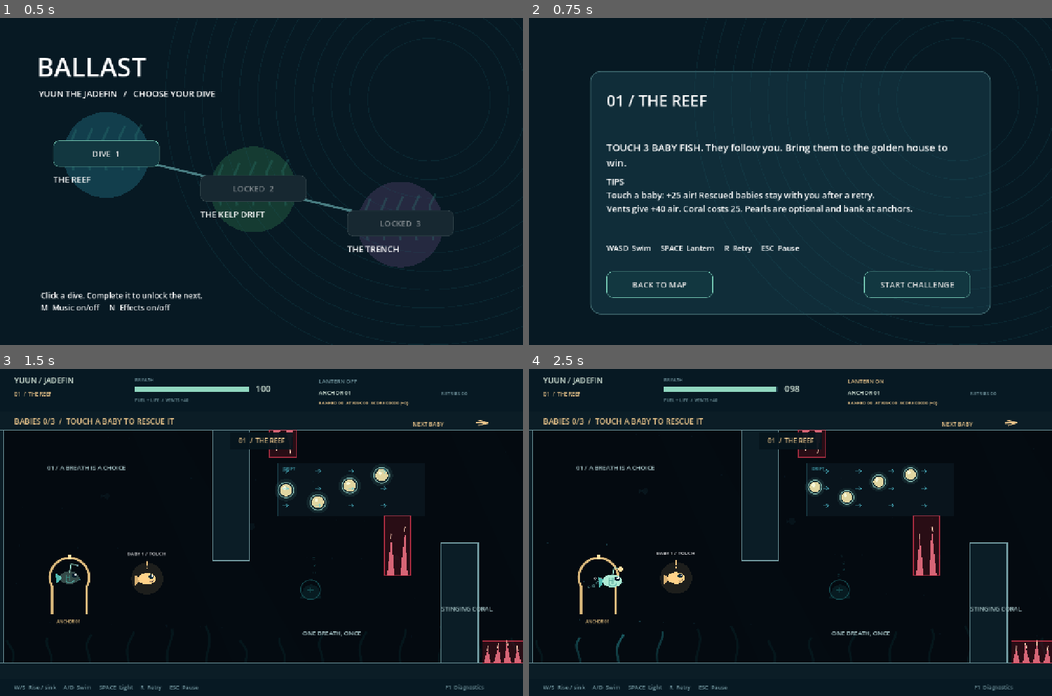
Above: before the commit, frames 1-4 (two rows, left to right).
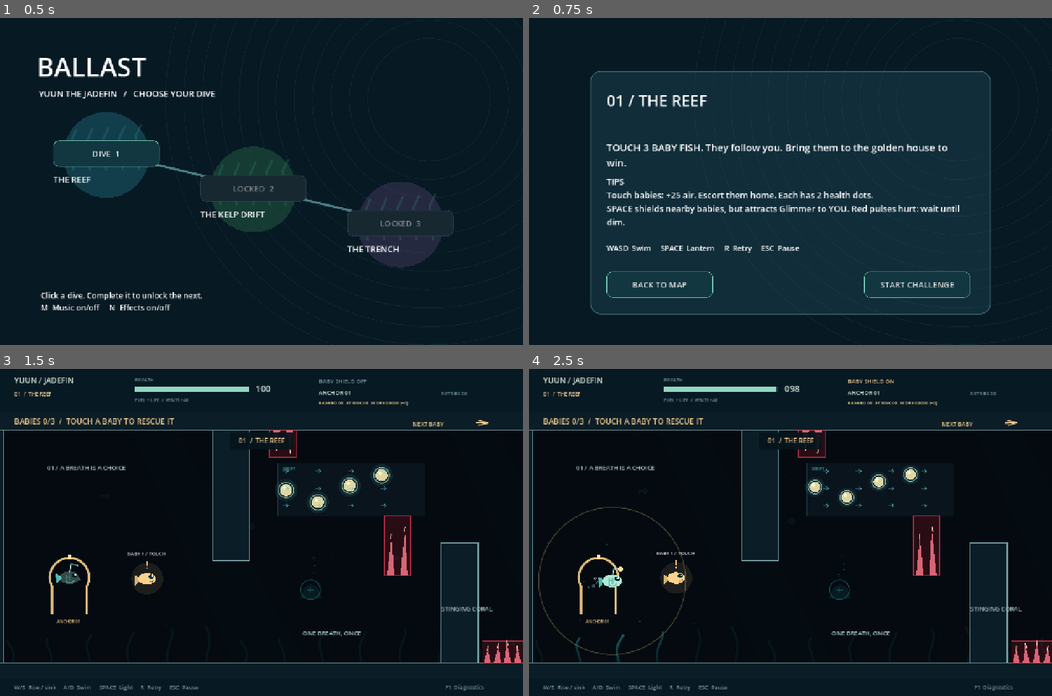
Above: after the commit, the same moments.

Repository: yhan3-ctrl/ballast
Game: Godot game, scene res://scenes/Main.tscn
Same seed, same stepped clock (60 frames per second), same inputs: the game is played once before the commit and once after it. Sound files missing from this copy of the repository are replaced by a short silence.
Inputs:
- Up to frame 1 (0.5 s): no input
- Up to frame 2 (0.75 s): click "DIVE 1" at 0.5 s
- Up to frame 3 (1.5 s): click "START CHALLENGE" at 1.25 s
- Up to frame 4 (2.5 s): tap Enter (start) at 2, 2.3 s; hold D (right) from 2.03 s (still down); hold Space (lantern) from 2.03 s (still down)

Frame 1 is identical in both runs. In frame 2, 1.5% of the frame differs, in the area x 14-83%, y 53-64%; in frame 3, less than 0.1%; in frame 4, 0.4%.

Commit message:
Add vulnerable followers, lantern shields and timed trench hazards

Diff:
--- a/project.godot
+++ b/project.godot
@@ -11,7 +11,7 @@
 [application]
 
 config/name="Ballast"
-config/version="0.8.2"
+config/version="0.9.0"
 run/main_scene="res://scenes/Main.tscn"
 config/features=PackedStringArray("4.7", "GL Compatibility")
 config/icon="res://assets/icon.svg"
--- a/scripts/baby_fish.gd
+++ b/scripts/baby_fish.gd
@@ -1,4 +1,7 @@
 extends Node2D
+var health: int = 2
+var hurt_cooldown: float = 0.0
+var protected: bool = false
 var rescued: bool = false
 var clock: float = 0.0
 var number: int = 1
@@ -31,6 +34,13 @@
 	draw_circle(Vector2(12, -7), 2, Color.WHITE)
 	draw_arc(Vector2(10, 3), 5, 0.1, 2.1, 10, Color("614b48"), 1.5, true)
 	draw_set_transform(Vector2.ZERO)
+	if rescued:
+		for i in range(2):
+			draw_circle(Vector2(-7 + i * 14, -30), 4, Color("ff8c9c") if i < health else Color("493340"))
+		if protected:
+			draw_arc(Vector2.ZERO, 29, 0, TAU, 32, Color("ffe6a3"), 2, true)
+		elif hurt_cooldown > 0:
+			draw_arc(Vector2.ZERO, 27, 0, TAU, 32, Color("ff6b78"), 2, true)
 	if not rescued:
 		draw_line(Vector2(0, -43), Vector2(0, -32), tint, 3, true)
 		draw_circle(Vector2(0, -26), 2, tint)
--- a/scripts/chapter_menu.gd
+++ b/scripts/chapter_menu.gd
@@ -3,9 +3,9 @@
 const TITLES = ["THE REEF", "THE KELP DRIFT", "THE TRENCH"]
 const GOALS = ["TOUCH 3 BABY FISH. They follow you. Bring them to the golden house to win.", "Rescue 3 babies along the upper and lower routes. Bring them to the golden house.", "Find 3 babies in the trench. Ride the rising current and bring them home."]
 const TIPS = [
-	"Touch a baby: +25 air! Rescued babies stay with you after a retry.\nVents give +40 air. Coral costs 25. Pearls are optional and bank at anchors.",
-	"Glide with the current to save air; swimming against it costs more.\nLight attracts Glimmer. Darkness makes it return, but contact is still fatal.",
-	"Use light to draw Glimmer away, then turn it off before passing.\nAir also drains while idle: plan at the pause screen if you need time."
+	"Touch babies: +25 air. Escort them home. Each has 2 health dots.\nSPACE shields nearby babies, but attracts Glimmer to YOU. Red pulses hurt: wait until dim.",
+	"Light shields babies within the golden ring; rocks block protection.\nGlimmer hunts unprotected followers. A baby losing both dots sends everyone to the anchor.",
+	"Weave through high and low gates. Wait for anemones to stop flashing.\nKeep babies close and light their shield near danger. Coral costs you 25 air."
 ]
 func _ready() -> void:
 	set_anchors_and_offsets_preset(Control.PRESET_FULL_RECT)
--- a/scripts/glimmer.gd
+++ b/scripts/glimmer.gd
@@ -67,6 +67,14 @@
 	elif state == State.ATTRACTED:
 		state = State.RETURN
 		attraction_time = 0.0
+	var prey = null
+	if not detect and not harmless:
+		var nearest := 200.0
+		for baby in world.rescued_babies:
+			var distance: float = position.distance_to(baby.position)
+			if distance < nearest and not world.baby_is_protected(baby) and has_sight_to(baby.position):
+				nearest = distance
+				prey = baby
 	var target := home
 	match state:
 		State.DRIFT:
@@ -79,9 +87,11 @@
 				saw_return = saw_attraction
 				state = State.DRIFT
 				phase = 0.0
+	if prey != null:
+		target = prey.position
 	target = target.clamp(bounds.position + Vector2(20, 20), bounds.end - Vector2(20, 20))
 	alert_left = maxf(0.0, alert_left - delta)
-	var step_speed := speed if state == State.ATTRACTED else 120.0
+	var step_speed := speed if state == State.ATTRACTED else (170.0 if prey != null else 120.0)
 	if alert_left <= 0.0:
 		move_and_collide(position.direction_to(target) * minf(step_speed * delta, position.distance_to(target)))
 	if not harmless and p.invulnerable_left <= 0 and position.distance_to(p.position) < 34 and has_sight_to(p.global_position):
--- a/scripts/hud.gd
+++ b/scripts/hud.gd
@@ -28,7 +28,7 @@
 	draw_rect(Rect2(330, 43, 280 * p.air / 100.0, 12), Color("ed9d82") if p.air < 25 else Color("91d7c0"))
 	text(Vector2(625, 56), "%03d" % ceili(p.air), 22)
 	text(Vector2(330, 80), "LOW AIR  /  SEEK A VENT" if p.air < 25 else "FUEL + LIFE  /  VENTS +40", 11, GOLD if p.air < 25 else MUTED)
-	text(Vector2(780, 35), "LANTERN " + ("ON" if p.lantern_on else "OFF"), 14, GOLD if p.lantern_on else MUTED)
+	text(Vector2(780, 35), "BABY SHIELD " + ("ON" if p.lantern_on else "OFF"), 14, GOLD if p.lantern_on else MUTED)
 	text(Vector2(780, 63), "ANCHOR %02d" % (world.active_checkpoint + 1), 14)
 	text(Vector2(1080, 64), "RETRIES %02d" % world.deaths, 12, MUTED)
 	text(Vector2(780, 87), "BANKED %02d  AT RISK %02d  SCORE %05d (+%d)" % [world.collected_pearls, world.pending_pearls.size(), world.score, world.pending_score], 11, GOLD)
--- a/scripts/player.gd
+++ b/scripts/player.gd
@@ -212,6 +212,8 @@
 	draw_arc(Vector2(1, 2), 11, 0.5, 2.5, 16, Color("52aaa3"), 2, true)
 	draw_line(Vector2(0, -12), Vector2(4, -33), Color("9de4d0"), 2, true)
 	draw_line(Vector2(4, -33), Vector2(19, -32 + wiggle), Color("9de4d0"), 2, true)
+	if lantern_on:
+		draw_arc(Vector2.ZERO, 180, 0, TAU, 64, Color(1.0, 0.86, 0.5, 0.28), 2, true)
 	draw_circle(Vector2(20, -30 + wiggle), 6 if lantern_on else 3, Color("ffe1a3") if lantern_on else Color("6b9299"))
 	if flow_gliding:
 		draw_arc(Vector2.ZERO, 30, 0.6, 5.7, 32, Color("a5fff1"), 2.5, true)
--- /dev/null
+++ b/scripts/pulse_anemone.gd
@@ -0,0 +1,34 @@
+extends Node2D
+var world: Node2D
+var clock: float = 0.0
+var hit_cooldown: float = 0.0
+func _ready() -> void:
+	add_to_group("pulse_anemones")
+	var mat := CanvasItemMaterial.new()
+	mat.light_mode = CanvasItemMaterial.LIGHT_MODE_UNSHADED
+	material = mat
+func active() -> bool:
+	return fmod(clock, 5.0) >= 3.5
+func _physics_process(delta: float) -> void:
+	if not world.running or world.paused or world.player.dying or world.respawn_pending:
+		return
+	clock += delta
+	hit_cooldown = maxf(0, hit_cooldown - delta)
+	if active():
+		if position.distance_to(world.player.position) < 78 and world.sight_clear(position, world.player.position) and hit_cooldown <= 0:
+			world.player.take_damage(20, position.direction_to(world.player.position) * 170, "Anemone pulse")
+			hit_cooldown = 1.5
+		for baby in world.rescued_babies:
+			if position.distance_to(baby.position) < 72 and world.sight_clear(position, baby.position):
+				world.hurt_baby(baby)
+	queue_redraw()
+func _draw() -> void:
+	var phase := fmod(clock, 5.0)
+	var color := Color("ff647f") if active() else Color("e7bb76") if phase >= 2.5 else Color("668e9a")
+	draw_circle(Vector2.ZERO, 17, color)
+	for i in range(10):
+		var direction := Vector2.from_angle(i * TAU / 10)
+		draw_line(direction * 18, direction * (30 + sin(clock * 4 + i) * 5), color, 3, true)
+	draw_arc(Vector2.ZERO, 72, 0, TAU, 48, Color(color, 0.9 if active() else 0.25), 3 if active() else 1, true)
+	if active(): draw_circle(Vector2.ZERO, 72, Color(color, 0.13))
+	draw_string(ThemeDB.fallback_font, Vector2(-45, -85), "PULSE!" if active() else "WAIT..." if phase >= 2.5 else "PASS NOW", HORIZONTAL_ALIGNMENT_LEFT, -1, 13, color)
--- a/scripts/world.gd
+++ b/scripts/world.gd
@@ -432,7 +432,9 @@
 			add_glimmer(Rect2(offset + 650, island_y + 145, 420, 700 - island_y - 145), seg)
 			add_sign(Vector2(offset + 210, 260), "UPPER ROUTE  ^  /  LOWER ROUTE  v", "")
 		else:
-			# First two chambers alternate low and high gates; finale climbs to the nest.
+			# Alternating baffles force a change of depth before each narrow gate.
+			add_wall(Rect2(offset + 390, 150, 90, 285 if seg != 1 else 170))
+			add_wall(Rect2(offset + 620, 555 if seg != 1 else 460, 80, 165 if seg != 1 else 260))
 			var gap_y: float = [440.0, 300.0, 440.0][seg]
 			add_wall(Rect2(offset + 860, 150, 100, gap_y - 150))
 			add_wall(Rect2(offset + 860, gap_y + 115, 100, 720 - gap_y - 115))
@@ -451,7 +453,12 @@
 				add_flow(Rect2(offset + 1060, 270, 150, 330), Vector2.UP, 280, "DRIFT")
 				add_vent(Vector2(offset + 1140, 360), seg)
 				add_pearl_line(Vector2(offset + 1270, 285), Vector2(85, 0), 3, seg)
-			add_sign(Vector2(offset + 250, 235), ["MAKE ROOM", "CHANGE DEPTH", "HOMEWARD"][seg], "")
+			add_sign(Vector2(offset + 200, 220), ["ESCORT THROUGH THE GATES", "WAIT FOR THE PULSE", "KEEP THE FAMILY CLOSE"][seg], "SPACE: shield nearby babies. Light draws Glimmer to YOU.")
+		if level_index > 0 or seg == 1:
+			var pulse = preload("res://scripts/pulse_anemone.gd").new()
+			pulse.world = self
+			pulse.position = Vector2(offset + 1450, 520 if level_index < 2 else 350)
+			world_layer.add_child(pulse)
 
 func add_wall(rect: Rect2, gate: bool = false) -> StaticBody2D:
 	var body := StaticBody2D.new()
@@ -646,10 +653,16 @@
 	for creature in creatures:
 		if creature.segment == active_checkpoint:
 			creature.reset_creature()
+	for pulse in get_tree().get_nodes_in_group("pulse_anemones"):
+		pulse.clock = 0.0
+		pulse.hit_cooldown = 0.0
 	player.reset_at(spawn_point)
 	follow_trail.clear()
 	for baby in rescued_babies:
 		baby.position = spawn_point
+		baby.health = 2
+		baby.hurt_cooldown = 2.0
+		baby.protected = false
 	respawn_pending = false
 	play_sound("return")
 	notify("BACK AT ANCHOR  /  %s  /  %d PEARLS LOST" % [last_reason.to_upper(), lost_pearls])
@@ -693,6 +706,24 @@
 				closest = baby.position
 	return closest
 
+func baby_is_protected(baby: Node2D) -> bool:
+	return player.lantern_on and player.position.distance_to(baby.position) <= 180 and sight_clear(player.position, baby.position)
+
+func sight_clear(from: Vector2, to: Vector2) -> bool:
+	return get_world_2d().direct_space_state.intersect_ray(PhysicsRayQueryParameters2D.create(from, to, 1)).is_empty()
+
+func hurt_baby(baby: Node2D) -> bool:
+	if not running or paused or finished or player.dying or respawn_pending or not baby.rescued or baby.hurt_cooldown > 0 or baby_is_protected(baby):
+		return false
+	baby.health -= 1
+	baby.hurt_cooldown = 2.0
+	spawn_burst(baby.position, Color("ff6b78"), 14)
+	play_sound("contact")
+	notify("BABY HURT! SPACE: LIGHT SHIELDS NEARBY BABIES")
+	if baby.health <= 0:
+		request_respawn("Baby needs recovery")
+	return true
+
 func update_rescue(delta: float) -> void:
 	home_hint_left = maxf(0.0, home_hint_left - delta)
 	rescue_notice_left = maxf(0.0, rescue_notice_left - delta)
@@ -710,6 +741,15 @@
 			if absf(dx) > 0.1:
 				rescued_babies[i].facing = signf(dx)
 			rescued_babies[i].position = target
+	for baby in rescued_babies:
+		baby.hurt_cooldown = maxf(0.0, baby.hurt_cooldown - delta)
+		baby.protected = baby_is_protected(baby)
+		for creature in creatures:
+			if not creature.harmless and creature.position.distance_to(baby.position) < 34 and sight_clear(creature.position, baby.position):
+				hurt_baby(baby)
+		for hazard in hazards:
+			if hazard.bounds.has_point(baby.position):
+				hurt_baby(baby)
 	if player.flow_gliding and glide_cue_left <= 0.0:
 		play_sound("glide")
 		glide_cue_left = 3.0
--- /dev/null
+++ b/tests/test_escort.gd
@@ -0,0 +1,54 @@
+extends SceneTree
+const World = preload("res://scripts/world.gd")
+var checks := 0
+var failures := 0
+func _initialize() -> void:
+	call_deferred("run")
+func check(value: bool, label: String) -> void:
+	checks += 1
+	if not value: failures += 1
+	print("PASS: " if value else "FAIL: ", label)
+func run() -> void:
+	var world = World.new()
+	root.add_child(world)
+	world.start_chapter(0)
+	world.set_physics_process(false)
+	for actor in world.world_layer.get_children(): actor.set_physics_process(false)
+	await physics_frame
+	await physics_frame
+	var baby = world.babies[0]
+	world.player.position = baby.position
+	world.try_rescue_baby(baby)
+	check(baby.health == 2, "rescued baby has two health")
+	check(world.hurt_baby(baby) and baby.health == 1, "unprotected baby loses one health")
+	check(not world.hurt_baby(baby) and baby.health == 1, "repeated contact during grace does not stack")
+	baby.hurt_cooldown = 0
+	world.player.lantern_on = true
+	check(world.baby_is_protected(baby), "nearby baby shielded by light")
+	check(not world.hurt_baby(baby), "shield blocks damage")
+	world.player.position += Vector2(-200, 0)
+	check(not world.baby_is_protected(baby), "distant baby outside shield")
+	world.player.position = Vector2(500, 250)
+	baby.position = Vector2(630, 250)
+	check(not world.baby_is_protected(baby), "rock blocks shield even within range")
+	world.player.lantern_on = false
+	world.set_paused(true)
+	check(not world.hurt_baby(baby), "pause blocks baby damage")
+	world.set_paused(false)
+	world.player.dying = true
+	check(not world.hurt_baby(baby), "dying player cannot trigger second loss")
+	world.player.dying = false
+	check(world.hurt_baby(baby) and world.respawn_pending, "second hit requests family recovery")
+	await process_frame
+	check(baby.health == 2 and baby.rescued and baby.position == world.spawn_point, "retry restores health and rescue at anchor")
+	var pulse = get_nodes_in_group("pulse_anemones")[0]
+	check(pulse.clock == 0 and not pulse.active(), "retry starts pulse in safe phase")
+	pulse.clock = 3.0
+	check(not pulse.active(), "warning phase does not damage")
+	pulse.clock = 3.6
+	check(pulse.active(), "pulse active after warning")
+	pulse.clock = 5.1
+	check(not pulse.active(), "pulse returns to safe interval")
+	world.free()
+	print("RESULT: ", checks, " escort checks, ", failures, " failures")
+	quit(1 if failures else 0)
Not shown, changed: export_presets.cfg
Not shown, added: scripts/pulse_anemone.gd.uid
Not shown, added: tests/test_escort.gd.uid
Not shown, changed: GDD.md
Not shown, changed: PLAYTEST.md
Not shown, changed: README.md
Not shown, changed: docs/BUILD-VERIFICATION.md
